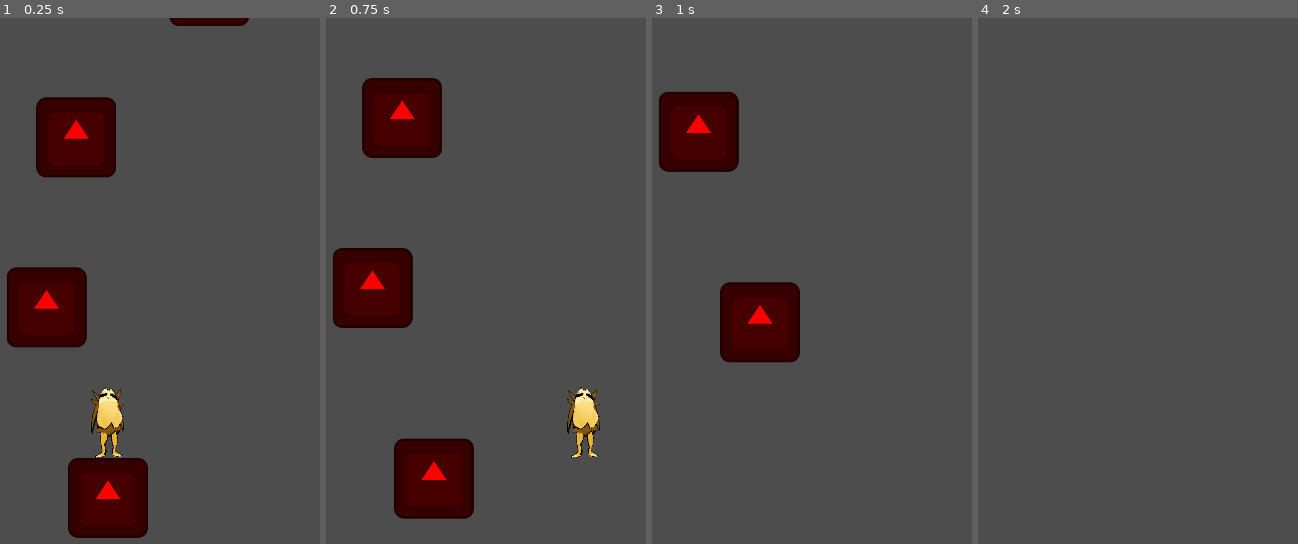
Above: before the commit, frames 1-4 (left to right).
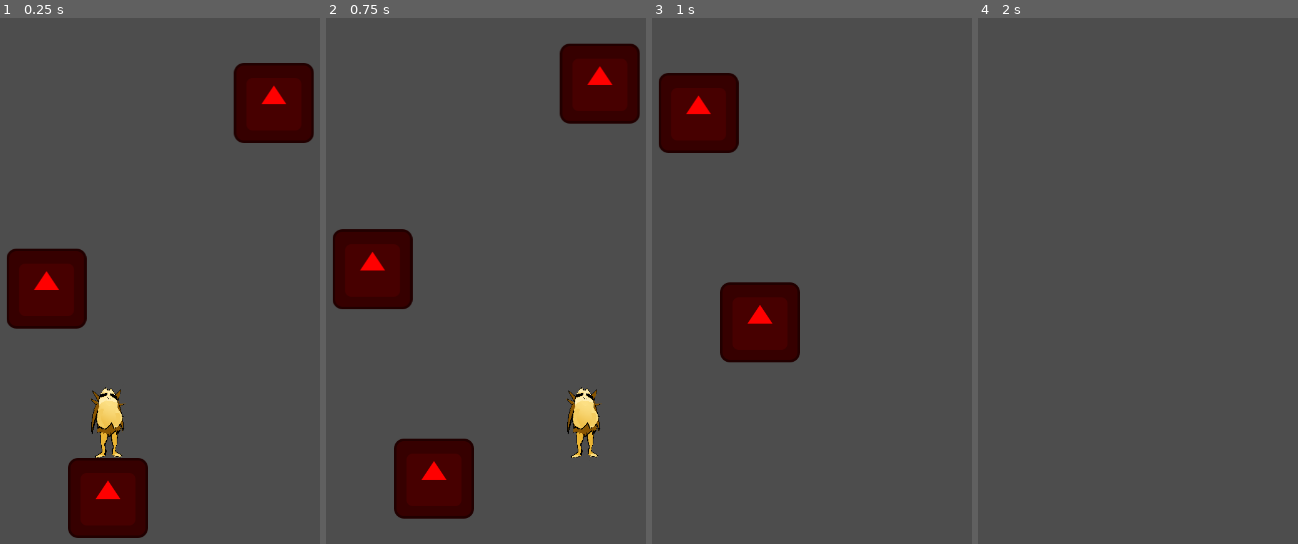
Above: after the commit, the same moments.

Repository: DannyIsYog/Trigo-Jump
Game: Godot game, scene res://Objects/Scenes/game.tscn
Two runs of this game, one before a commit and one after it. Both use one fixed random seed, a clock stepped at 60 frames per second and the inputs below. The engine's default icon, where the game draws it, is replaced by a stand-in: a white triangle on a blue panel in a dark square.
Inputs:
- Up to frame 1 (0.25 s): no input
- Up to frame 2 (0.75 s): tap Enter at 0.5 s; hold D (right) from 0.53 s (still down)
- Up to frame 3 (1 s): keep holding D (right); tap Space (jump) at 0.77 s
- Up to frame 4 (2 s): keep holding D (right); tap Space (jump) at 1.52 s

The runs differ from the first frame. In frame 1, 10% of the frame differs, in the area x 2-99%, y 0-63%; in frame 2, 9.8%; in frame 3, 2.3%; in frame 4, nothing differs.

Commit message:
fix platforms spawning on top of previous

Diff:
--- a/Objects/Scripts/game.gd
+++ b/Objects/Scripts/game.gd
@@ -6,20 +6,26 @@
 @onready var platforms = $Platforms
 @onready var platform_spawn = $PlatformPath/Spawn
 @onready var platform_initial_y = $PlatformPath.position.y
+var last_platform_x = 0
 
 func _ready() -> void:
 	randomize()
-	spawn_platforms(10, true)
+	spawn_platforms(20, true)
 
 
 func spawn_platforms(amount: int, spawn_player: bool = false) -> void:
 	for i in range(amount):
-		platform_initial_y -= randi_range(200, 328)
+		platform_initial_y -= randi_range(296, 396)
 		var platform = platform_scene.instantiate() as Node2D
 
 		platform_spawn.progress_ratio = randf()
+		var first_platform = i == 0 and spawn_player
+		while not first_platform and abs(platform_spawn.position.x - last_platform_x) <= 64:
+			platform_spawn.progress_ratio = randf()
+
 		platform.position = platform_spawn.position
 		platform.position.y = platform_initial_y
+		last_platform_x = platform.position.x
 
 		platforms.add_child(platform)
 
